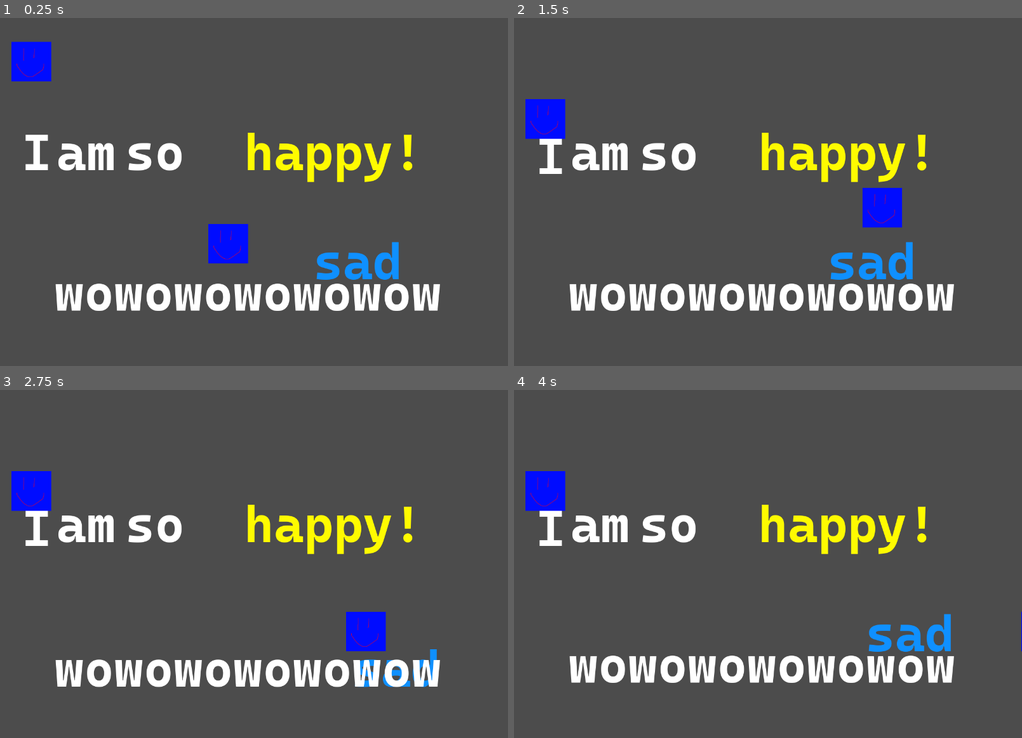
Above: before the commit, frames 1-4 (two rows, left to right).
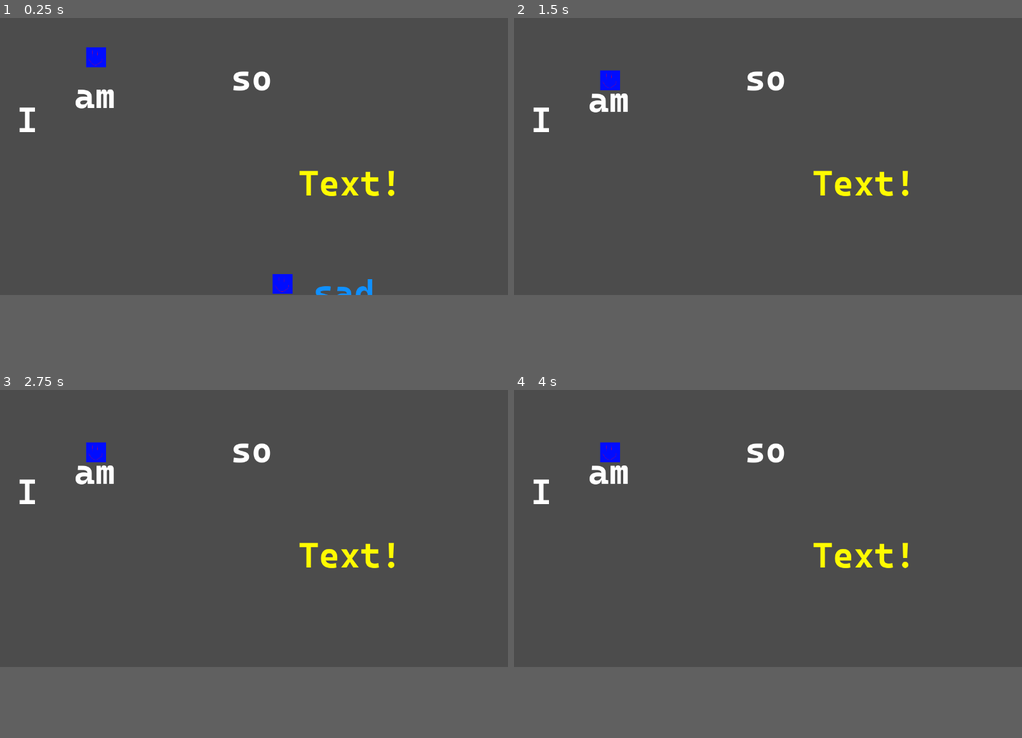
Above: after the commit, the same moments.

Repository: NitroGuy10/Chillennium2023
Game: Godot game, scene res://assets/Levels/Test_Level.tscn
Same seed, same stepped clock (60 frames per second), same inputs: the game is played once before the commit and once after it.
Inputs:
- Up to frame 1 (0.25 s): no input
- Up to frame 2 (1.5 s): hold Right (ui_right) from 0.53 s (still down); tap Up (ui_up) at 0.77 s
- Up to frame 3 (2.75 s): tap Up (ui_up) at 1.52 s; release Right (ui_right) at 2.03 s; hold Left (ui_left) from 2.03 s (still down)
- Up to frame 4 (4 s): release Left (ui_left) at 2.78 s; hold Right (ui_right) from 2.78 s (still down); tap Up (ui_up) at 3.02, 3.77 s
In our replay, the window is 800x562 before the commit and 800x450 after it. These sizes can differ from the game's own. Grey fills any space a smaller window leaves; there, only what the larger window draws over its background counts as a difference.

The runs differ from the first frame. In frame 1, 11% of the frame differs, in the area x 2-87%, y 6-85%; in frame 2, 10%; in frame 3, 9.8%; in frame 4, 9.5%.

Commit message:
Better platform creation

Diff:
--- a/assets/Levels/Test_Level.tscn
+++ b/assets/Levels/Test_Level.tscn
@@ -1,106 +1,23 @@
-[gd_scene load_steps=7 format=2]
+[gd_scene load_steps=5 format=2]
 
 [ext_resource path="res://assets/Objects/Player.tscn" type="PackedScene" id=1]
 [ext_resource path="res://assets/Objects/PushableWord.tscn" type="PackedScene" id=2]
 [ext_resource path="res://assets/SoundEffects/piano_b.mp3" type="AudioStream" id=3]
 [ext_resource path="res://assets/Objects/WordPlatformInteractable.tscn" type="PackedScene" id=4]
-[ext_resource path="res://assets/SoundEffects/piano_e.mp3" type="AudioStream" id=5]
-[ext_resource path="res://assets/SoundEffects/piano_c.mp3" type="AudioStream" id=6]
 
 [node name="Test_Level" type="Node2D"]
 
 [node name="Player" parent="." instance=ExtResource( 1 )]
-position = Vector2( 575, 538 )
+position = Vector2( 712, 639 )
 scale = Vector2( 0.5, 0.5 )
 
 [node name="Player2" parent="." instance=ExtResource( 1 )]
-position = Vector2( 79, 78 )
+position = Vector2( 242, 67 )
 scale = Vector2( 0.5, 0.5 )
 isPlayer2 = true
 
-[node name="WordPlatformInteractable" parent="." instance=ExtResource( 4 )]
-position = Vector2( 59, 326 )
-__meta__ = {
-"_edit_group_": true
-}
-
-[node name="RichTextLabel" parent="WordPlatformInteractable/WordPlatformText" index="0"]
-text = "I"
-
-[node name="CollisionStuff" parent="WordPlatformInteractable" index="1"]
-scale = Vector2( 0.17, 1 )
-
-[node name="Area2D" parent="WordPlatformInteractable/CollisionStuff" index="0"]
-playSound = true
-
-[node name="WordPlatformInteractable2" parent="." instance=ExtResource( 4 )]
-position = Vector2( 146, 326 )
-__meta__ = {
-"_edit_group_": true
-}
-
-[node name="RichTextLabel" parent="WordPlatformInteractable2/WordPlatformText" index="0"]
-text = "am"
-
-[node name="VScrollBar2" type="VScrollBar" parent="WordPlatformInteractable2/WordPlatformText/RichTextLabel" index="0"]
-visible = false
-anchor_right = 1.0
-anchor_bottom = 1.0
-max_value = 150.0
-step = 1.0
-page = 163.0
-
-[node name="VScrollBar3" type="VScrollBar" parent="WordPlatformInteractable2/WordPlatformText/RichTextLabel" index="1"]
-visible = false
-anchor_right = 1.0
-anchor_bottom = 1.0
-step = 1.0
-
-[node name="CollisionStuff" parent="WordPlatformInteractable2" index="1"]
-position = Vector2( 0.186, 0 )
-scale = Vector2( 0.409999, 1 )
-
-[node name="Area2D" parent="WordPlatformInteractable2/CollisionStuff" index="0"]
-playSound = true
-
-[node name="AudioStreamPlayer" parent="WordPlatformInteractable2" index="2"]
-stream = ExtResource( 5 )
-
-[node name="WordPlatformInteractable3" parent="." instance=ExtResource( 4 )]
-position = Vector2( 319, 326 )
-__meta__ = {
-"_edit_group_": true
-}
-
-[node name="RichTextLabel" parent="WordPlatformInteractable3/WordPlatformText" index="0"]
-text = "so"
-
-[node name="VScrollBar2" type="VScrollBar" parent="WordPlatformInteractable3/WordPlatformText/RichTextLabel" index="0"]
-visible = false
-anchor_right = 1.0
-anchor_bottom = 1.0
-max_value = 150.0
-step = 1.0
-page = 163.0
-
-[node name="VScrollBar3" type="VScrollBar" parent="WordPlatformInteractable3/WordPlatformText/RichTextLabel" index="1"]
-visible = false
-anchor_right = 1.0
-anchor_bottom = 1.0
-step = 1.0
-
-[node name="CollisionStuff" parent="WordPlatformInteractable3" index="1"]
-position = Vector2( 0.186, 0 )
-scale = Vector2( 0.41, 1 )
-
-[node name="Area2D" parent="WordPlatformInteractable3/CollisionStuff" index="0"]
-playSound = true
-
-[node name="AudioStreamPlayer" parent="WordPlatformInteractable3" index="2"]
-stream = ExtResource( 6 )
-
 [node name="WordPlatformInteractable4" parent="." instance=ExtResource( 4 )]
-position = Vector2( 619, 326 )
+position = Vector2( 756, 427 )
 __meta__ = {
 "_edit_group_": true
 }
@@ -112,6 +29,9 @@
 [node name="CollisionStuff" parent="WordPlatformInteractable4" index="1"]
 position = Vector2( 0.186, 0 )
 scale = Vector2( 1.21, 1 )
+__meta__ = {
+"_edit_group_": true
+}
 
 [node name="Area2D" parent="WordPlatformInteractable4/CollisionStuff" index="0"]
 scale = Vector2( 0.808999, 0.808999 )
@@ -140,44 +60,19 @@
 custom_colors/default_color = Color( 0.0588235, 0.564706, 1, 1 )
 text = "sad"
 
-[node name="WordPlatformInteractable5" parent="." instance=ExtResource( 4 )]
-position = Vector2( 141, 681 )
-__meta__ = {
-"_edit_group_": true
-}
+[node name="WordPlatformInteractable" parent="." instance=ExtResource( 4 )]
+position = Vector2( 47, 267 )
+textString = "I"
 
-[node name="RichTextLabel" parent="WordPlatformInteractable5/WordPlatformText" index="0"]
-margin_right = 1198.0
-margin_bottom = 160.0
-text = "wowowowowowow"
+[node name="WordPlatformInteractable2" parent="." instance=ExtResource( 4 )]
+position = Vector2( 191, 206 )
+textString = "am"
 
-[node name="VScrollBar2" type="VScrollBar" parent="WordPlatformInteractable5/WordPlatformText/RichTextLabel" index="0"]
-visible = false
-anchor_right = 1.0
-anchor_bottom = 1.0
-max_value = 150.0
-step = 1.0
-page = 163.0
+[node name="WordPlatformInteractable3" parent="." instance=ExtResource( 4 )]
+position = Vector2( 586, 161 )
+textString = "so"
 
-[node name="VScrollBar3" type="VScrollBar" parent="WordPlatformInteractable5/WordPlatformText/RichTextLabel" index="1"]
-visible = false
-anchor_right = 1.0
-anchor_bottom = 1.0
-step = 1.0
-
-[node name="CollisionStuff" parent="WordPlatformInteractable5" index="1"]
-position = Vector2( 0.186, 0 )
-scale = Vector2( 2.65, 1 )
-
-[editable path="WordPlatformInteractable"]
-[editable path="WordPlatformInteractable/WordPlatformText"]
-[editable path="WordPlatformInteractable2"]
-[editable path="WordPlatformInteractable2/WordPlatformText"]
-[editable path="WordPlatformInteractable3"]
-[editable path="WordPlatformInteractable3/WordPlatformText"]
 [editable path="WordPlatformInteractable4"]
 [editable path="WordPlatformInteractable4/WordPlatformText"]
 [editable path="PushableWord"]
 [editable path="PushableWord/RigidBody2D/WordPlatformText"]
-[editable path="WordPlatformInteractable5"]
-[editable path="WordPlatformInteractable5/WordPlatformText"]
--- a/assets/Objects/Player.tscn
+++ b/assets/Objects/Player.tscn
@@ -21,6 +21,7 @@
 script = ExtResource( 3 )
 
 [node name="PlayerKinematicBody2D" type="KinematicBody2D" parent="."]
+scale = Vector2( 0.5, 0.5 )
 script = ExtResource( 2 )
 
 [node name="AnimatedSprite" type="AnimatedSprite" parent="PlayerKinematicBody2D"]
--- /dev/null
+++ b/assets/Objects/WordPlatformInteractable.gd
@@ -0,0 +1,18 @@
+extends Node2D
+
+export var textString = "Text!"
+
+
+# Declare member variables here. Examples:
+# var a = 2
+# var b = "text"
+
+
+# Called when the node enters the scene tree for the first time.
+func _ready():
+	pass # Replace with function body.
+
+
+# Called every frame. 'delta' is the elapsed time since the previous frame.
+#func _process(delta):
+#	pass
--- a/assets/Objects/WordPlatformInteractable.tscn
+++ b/assets/Objects/WordPlatformInteractable.tscn
@@ -1,34 +1,34 @@
-[gd_scene load_steps=5 format=2]
+[gd_scene load_steps=6 format=2]
 
 [ext_resource path="res://assets/Objects/WordPlatformInteractableStaticBody2D.gd" type="Script" id=1]
 [ext_resource path="res://assets/Objects/WordPlatformText.tscn" type="PackedScene" id=2]
 [ext_resource path="res://assets/SoundEffects/piano_a.mp3" type="AudioStream" id=3]
+[ext_resource path="res://assets/Objects/WordPlatformInteractable.gd" type="Script" id=4]
 
 [sub_resource type="RectangleShape2D" id=1]
-extents = Vector2( 185.5, 44.75 )
+extents = Vector2( 1, 1 )
 
 [node name="WordPlatformInteractable" type="Node2D"]
+script = ExtResource( 4 )
 
 [node name="WordPlatformText" parent="." instance=ExtResource( 2 )]
 position = Vector2( 0, -10 )
 
 [node name="CollisionStuff" type="Node2D" parent="."]
-__meta__ = {
-"_edit_group_": true
-}
+position = Vector2( 0, -3 )
 
 [node name="Area2D" type="Area2D" parent="CollisionStuff"]
 script = ExtResource( 1 )
 
 [node name="CollisionShape2D" type="CollisionShape2D" parent="CollisionStuff/Area2D"]
-position = Vector2( 185, 34 )
 shape = SubResource( 1 )
 
 [node name="StaticBody2D" type="StaticBody2D" parent="CollisionStuff"]
 
 [node name="CollisionShape2D" type="CollisionShape2D" parent="CollisionStuff/StaticBody2D"]
-position = Vector2( 185.5, 44.5 )
 shape = SubResource( 1 )
 
 [node name="AudioStreamPlayer" type="AudioStreamPlayer" parent="."]
 stream = ExtResource( 3 )
+
+[editable path="WordPlatformText"]
--- a/assets/Objects/WordPlatformInteractableStaticBody2D.gd
+++ b/assets/Objects/WordPlatformInteractableStaticBody2D.gd
@@ -11,15 +11,26 @@
 
 var pressed = false
 var text
+var textBounds = Vector2(0, 0)
 
 
 # Called when the node enters the scene tree for the first time.
 func _ready():
 	text = get_parent().get_parent().get_node("WordPlatformText")
 
+	# Set the CollisionShape2D sizes to that of the text
+	var richTextLabel = get_parent().get_parent().get_node("WordPlatformText/RichTextLabel")
+	richTextLabel.text = get_parent().get_parent().textString
+	textBounds = richTextLabel.get_font("normal_font").get_string_size(richTextLabel.text) / 2
+	$CollisionShape2D.shape.extents = textBounds  # Both collisionboxes use the same shape, so we only gotta change the shape once
+	$CollisionShape2D.position = Vector2(textBounds.x, textBounds.y - 10)
+	get_parent().get_node("StaticBody2D/CollisionShape2D").position = textBounds
+
+
 
 # Called every frame. 'delta' is the elapsed time since the previous frame.
 func _process(delta):
+
 	if pressed:
 		text.position.y = lerp(text.position.y, 0, 0.2)
 	else:
--- a/assets/Objects/WordPlatformText.tscn
+++ b/assets/Objects/WordPlatformText.tscn
@@ -3,7 +3,7 @@
 [ext_resource path="res://assets/Fonts/CascadiaMono-Bold.ttf" type="DynamicFontData" id=1]
 
 [sub_resource type="DynamicFont" id=1]
-size = 128
+size = 88
 font_data = ExtResource( 1 )
 
 [node name="WordPlatformText" type="Node2D"]
--- a/project.godot
+++ b/project.godot
@@ -17,7 +17,7 @@
 [display]
 
 window/size/width=1280
-window/size/height=900
+window/size/height=720
 window/size/resizable=false
 
 [gui]
